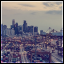
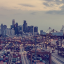
Two versions of the same layered image (64x64). Layer-by-layer changes:
removed layer "over" (was overlay, 56%) over 0, 1, 63, 63
removed layer "border" over 0, 0, 64, 64
